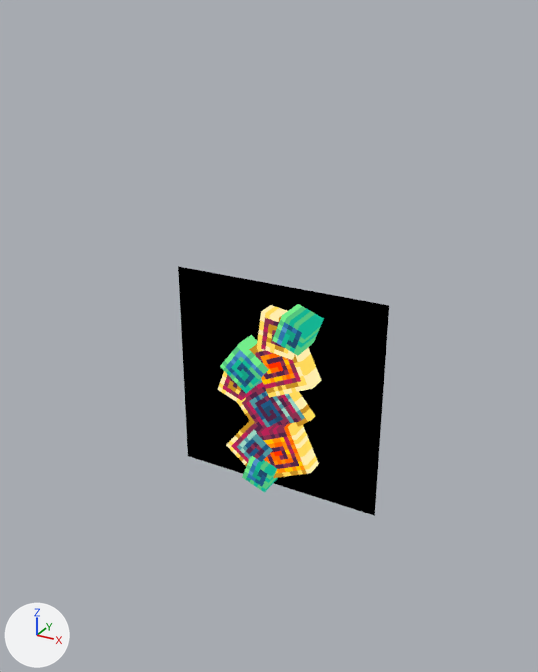
Two versions of the glTF model game-project/public/models/Portal/Portal.glb, one commit apart.
Rendered twice from a 50 mm camera at (1.68, -3.02, 3.43) aimed at (0.04, -0.04, 1.94). The lights are fixed; the arrows at lower left show +X, +Y and +Z. Where no turn or scale is listed for an object, it has been applied to the vertices.
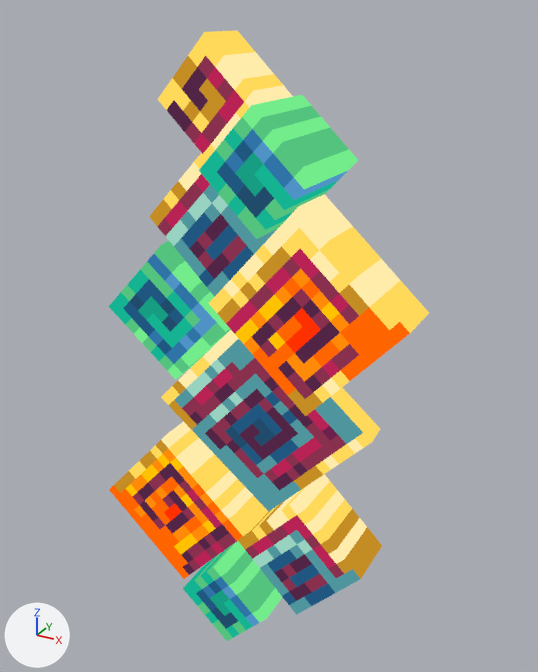
Commit message: Actualizacion logs y portal

Location of each change, [x1, y1, x2, y2] in pixels of the pictures (538 x 672 px):
'Object_6', deleted: before [178, 266, 389, 516]
'Object_31', moved, turned: before [249, 344, 322, 398]; after [209, 194, 429, 416]
'Object_28', moved, turned: before [237, 379, 315, 428]; after [161, 330, 380, 512]
'Object_34', moved, turned: before [256, 422, 319, 478]; after [109, 421, 268, 579]
'Object_13', moved, turned: before [272, 304, 324, 356]; after [199, 95, 358, 239]
'Object_22', moved, turned: before [226, 419, 273, 466]; after [238, 474, 382, 615]
'Object_19', moved, turned: before [220, 335, 269, 393]; after [109, 241, 231, 380]
'Object_10', moved, turned: before [218, 371, 247, 404]; after [158, 30, 293, 160]
'Object_22.001', added: after [149, 153, 277, 297]
'Object_13.001', added: after [183, 541, 282, 641]
'Object_25', deleted: before [257, 305, 295, 360]
'Object_16', deleted: before [242, 456, 278, 493]

The edits, one by one:
Material 'material_0.003' (mat_material_0_003) is new.
Uses the picture img_image_0.
Material 'material_0.002' (mat_material_0_002) is new.
Uses the picture img_image_0.
Mesh me_object_5_001 is new.
It has 8 vertices, 12 faces and spans x -0.371..0.34, y -0.269..0.085, z -0.332..0.392.
It uses material mat_material_0_003.
Mesh me_object_2_001 is new.
It has 8 vertices, 12 faces and spans x -0.257..0.272, y -0.375..0.062, z -0.268..0.261.
It uses material mat_material_0_002.
Object 'Object_6' (ob_object_6) is deleted.
In object 'Object_13' (ob_object_13), parent is no longer ob_cube_4.
Object 'Object_13' (ob_object_13) moves from (0.0, 0.0, 0.0) to (0.181, -0.0592, 2.831).
Object 'Object_13' (ob_object_13) turns from (0, 0, 0) to (0, -47, 0) degrees about x, y and z.
Object 'Object_16' (ob_object_16) is deleted.
In object 'Object_19' (ob_object_19), parent is no longer ob_cube_8.
Object 'Object_19' (ob_object_19) moves from (0.0, 0.0, 0.0) to (-0.391, -0.0703, 2.076).
Object 'Object_19' (ob_object_19) turns from (0, 0, 0) to (2.4, 43, 5.6) degrees about x, y and z.
In object 'Object_22' (ob_object_22), parent is no longer ob_cube_10.
Object 'Object_22' (ob_object_22) moves from (0.0, 0.0, 0.0) to (0.331, 0.0, 0.781).
Object 'Object_22' (ob_object_22) turns from (0, 0, 0) to (4.7, -137, -2.4) degrees about x, y and z.
Object 'Object_25' (ob_object_25) is deleted.
In object 'Object_28' (ob_object_28), parent is no longer ob_cube_14.
Object 'Object_28' (ob_object_28) moves from (0.0, 0.0, 0.0) to (0.00412, 0.0, 1.423).
Object 'Object_28' (ob_object_28) turns from (0, 0, 0) to (5.2, -47, -1.7) degrees about x, y and z.
In object 'Object_31' (ob_object_31), parent is no longer ob_cube_16.
Object 'Object_31' (ob_object_31) moves from (0.0, 0.0, 0.0) to (0.351, -0.133, 2.183).
Object 'Object_31' (ob_object_31) turns from (0, 0, 0) to (0, 42, 0) degrees about x, y and z.
In object 'Object_34' (ob_object_34), parent is no longer ob_cube_18.
Object 'Object_34' (ob_object_34) moves from (0.0, 0.0, 0.0) to (-0.469, -0.0456, 0.853).
Object 'Object_34' (ob_object_34) turns from (0, 0, 0) to (0, 42, 0) degrees about x, y and z.
In object 'Object_10' (ob_object_10), parent is no longer ob_cube_2.
Object 'Object_10' (ob_object_10) moves from (0.0, 0.0, 0.0) to (-0.121, -0.118, 3.078).
Object 'Object_10' (ob_object_10) turns from (0, 0, 0) to (0.1, -47, -1.1) degrees about x, y and z.
Object 'Object_22.001' (ob_object_22_001) is new; it shows me_object_5_001.
Its location is (-0.125, 0.0, 2.506).
Object 'Object_13.001' (ob_object_13_001) is new; it shows me_object_2_001.
Its location is (-0.03, -0.059, 0.526).
